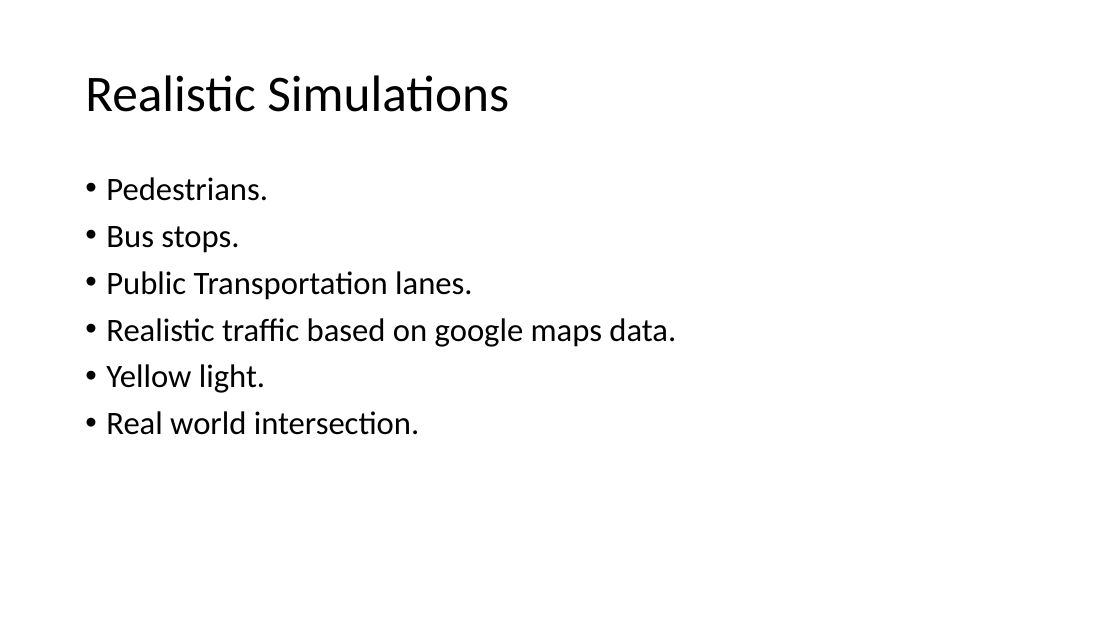
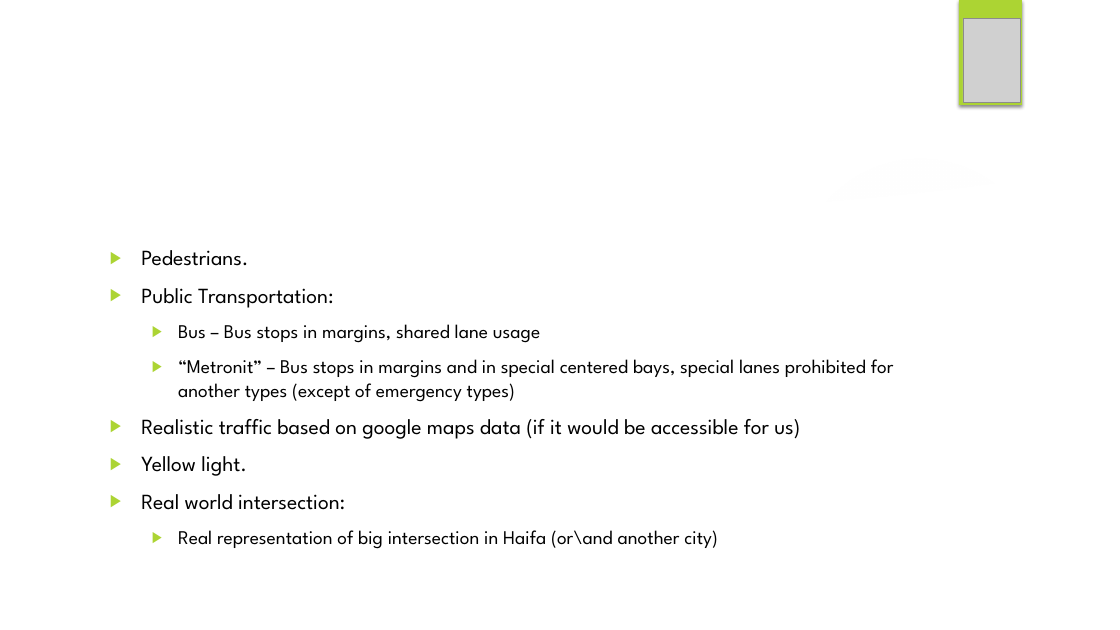
Before and after one commit to NikuKikai/RL-on-SUMO, a slide deck: slide 5 of Annual_project_proposal.pptx (slide 3 before the commit). Drawn at 1120x630 pixels with LibreOffice and Linux fonts; fonts in the diff are those of the drawing; grey boxes stand for pictures; background and template pictures are left out. Boxes give left, top, right and bottom in pixels: in the first picture for what was removed or moved away, otherwise in the second. Text is boxed around its words. In the diff, an @@ line names an element or a change of style, - is before the commit and + after.

```diff
--- a/Annual_project_proposal.pptx
+++ b/Annual_project_proposal.pptx
@@ rectangle added at [959, 0, 1022, 105], fill #ACD433 @@
@@ picture added at [963, 18, 1021, 103] @@
@@ text "Realistic Simulations": place and size @@
-text "Realistic Simulations" at [85, 75, 509, 112]
+text "Realistic Simulations" at [141, 419, 213, 435]
@@ text "Realistic Simulations" at [141, 419, 213, 435]: size 44 to 66 pt, font Calibri to League Spartan, text colour #000000 to #FFFFFF, bold on; line spacing 0.9 to 1 @@
@@ freeform shape added at [0, 162, 1120, 630], fill #FFFFFF @@
@@ ellipse added at [791, 154, 1049, 413], fill gradient #F7F7F7 @@
@@ text "Pedestrians.": place and size @@
-text "Pedestrians." at [106, 177, 676, 435]
+text "Pedestrians." at [141, 250, 894, 549]
@@ text at [141, 250, 248, 476]: size 28 to 18.5 pt, font Calibri to League Spartan in "Pedestrians.", "Yellow light."; bullet • to ▶; line spacing 0.9 to 1 @@
@@ text at [141, 288, 894, 439]: text changed; size 28 to 16.6 pt; font Calibri to League Spartan @@
-• Bus stops.
-• Public Transportation lanes.
-• Realistic traffic based on google maps data.
+▶ Public Transportation:
+  ▶ Bus – Bus stops in margins, shared lane usage
+  ▶ “Metronit” – Bus stops in margins and in special centered bays, special lanes prohibited for another types (except of emergency types)
+▶ Realistic traffic based on google maps data (if it would be accessible for us)
@@ text at [141, 494, 717, 549]: text changed; size 28 to 16.6 pt; font Calibri to League Spartan @@
-• Real world intersection.
+▶ Real world intersection:
+  ▶ Real representation of big intersection in Haifa (or\and another city)
```
Also in this commit, not shown: 3 other slides changed, 3 slides added, 1 slide removed.
